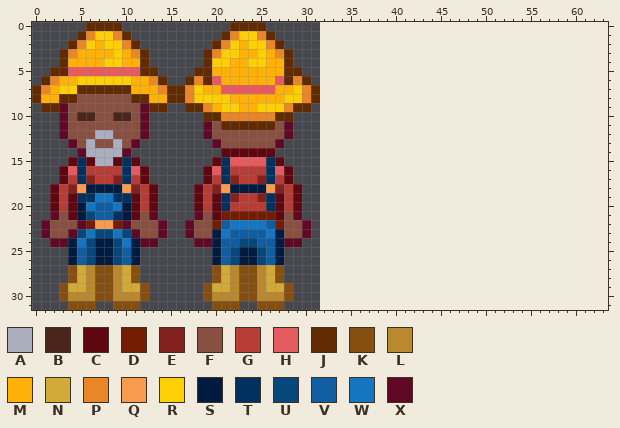
Pixel-art file -- Assets/2d/Aseprite/Color Palette/Aseprite Raws/mainCharacterConcept_1.aseprite. Above, as it was before the edit.
32x32 pixels, 1 frame. The old version is drawn lined up with the new one, on the new canvas.
Palette (. is transparent): A #abaebe  B #49251c  C #5e0711  D #721c03  E #82211d  F #885041  G #b63c35  H #e45c5f  J #622a00  K #854f12  L #ba882e  M #ffb108  N #d1aa39  P #e98627  Q #f99b4e  R #ffcf05  S #001b40  T #03315f  U #07487c  V #105da2  W #1476c0  X #5f0926
Pixels before, first column x 0:
 0 ......JJJJ............JJJJ......
 1 .....JPRRPJ..........JPRRPJ.....
 2 ....JPRMRRPJ........JPRMRRPJ....
 3 ...JPMMMMRMPJ......JPRRMMRMPJ...
 4 ...JMMMMRRMMJ......JRRMMRRMMJ...
 5 ..JJHHHHHHHHJJ....JJMMMMMMMMJJ..
 6 .JPMMRRRRRRMMPJ..JPJHMMMMMMHJPJ.
 7 JPMRRJJJJJJMMMPJJPRMMHHHHHHMMRPJ
 8 JMMJJFFFFFFJJMMJJPRRRRMMMMMMRRPJ
 9 .JJXFFFFFFFFXJJ..JJPMRRMMRRRPJJ.
10 ...XFBBFFBBFX......JJPPPPPPJJ...
11 ...XFFFFFFFFX......XFJJJJJJFX...
12 ...XFFFAAFFFX......XFFFFFFFFX...
13 ....XFAFFAFX........XFFFFFFX....
14 .....XAAAAX..........CCCCCC.....
15 ....CTCAACTC........CTHHHHTC....
16 ...CHTGGGGTHC......CHTGGGGTHC...
17 ...CGTEGGETGC......CGTEGGETGC...
18 ..CGEQSSSSQEGC....CGEQSSSSQEGC..
19 ..CGCTTWWTTCGC....CGCTEGGETCGC..
20 ..CGCSWVVWSCGC....CGCTGGGGTCGC..
21 ..XFCSUVVTSCFX....XFCDDDDDDCFX..
22 .XFFFXDQQDXFFFX..XFFDVWWWWVDFFX.
23 .XFFXUWUUWUXFFX..XFFSWVVVVWSFFX.
24 ..XXSWUSSUWSXX....XXSVVUUVVSXX..
25 ....SVUSSUVS........SVUSSUVS....
26 ....SVUSSUVS........SVUSSUVS....
27 ....KNLKKLNK........KNLKKLNK....
28 ....KNLKKLNK........KNLKKLNK....
29 ...KNNLKKLNNK......KNNLKKLNNK...
30 ...KLLLKKLLLK......KLLLKKLLLK...
31 ....KKK..KKK........KKK..KKK....
After the commit:
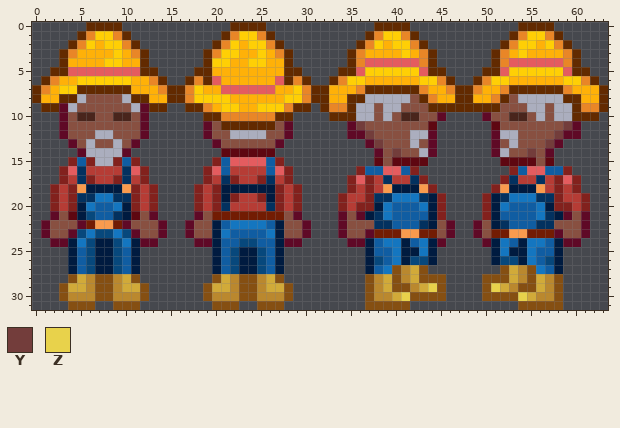
Colours new in this view: Y #733d3b  Z #e8d24b
Changes in this commit:
canvas 32x32 -> 64x32
Changed rows in their new state; - is an unchanged pixel.
first column x 2:
 0 ------------------------------------JJJJ------------JJJJ------
 1 -----------------------------------JPRRPJ----------JPRRPJ-----
 2 ----------------------------------JPRMRRPJ--------JPRRMRPJ----
 3 ---------------------------------JPMMMMRMPJ------JPMRMMMMPJ---
 4 ---------------------------------JPHHHHHHPJ------JPHHHHHHPJ---
 5 --------------------------------JJHRRRRRRHJJ----JJHRRRRRRHJJ--
 6 -------------------------------JPRRMMMMMMRRPJ--JPRRMMMMMMRRPJ-
 7 ------------------------------JMMMPJJJJJJPMMPJJPMMPJJJJJJPMMMJ
 8 ---A----A---------------------JMMJJAAAAAFJPMMJJMMPJFAAAAAJJMMJ
 9 --A------A--------------------JPPJAAFAAFFFJJJJJJJJFFFAAFAAJPPJ
10 -------------------------------JJJAAFAFBBFFX----XFFBBFAFAAJJJ-
11 ---------------------------------XYFFFFFFFC------CFFFFFFFYX---
12 --------------------AAAA---------XXYFFFFAAX------XAAFFFFYXX---
13 -----------------------------------XYFFFAFX------XFAFFFYX-----
14 ------------------------------------XFYFFAX------XAFFYFX------
15 --EVE--EVE--------EV----VE----------CFCCCC--------CCCCFC------
16 -E--------E------E-V----V-E-------EVVHHVE----------EVHHVVE----
17 -E--------E------E--------E------EHEGTGGTE--------ETGGTGEHE---
18 E----------E----E--S----S--E-----EGEGQSSSQE------EQSSSQGEGE---
19 E-E------E-E----E-ES----SE-E----EGGETTWWWTSE----ESTWWWTTEGGE--
20 E-E------E-E----E-E------E-E----EGEESWVVVWSE----ESWVVVWSEEGE--
21 ------------------D------D------XFXSTWVVVVSE----ESVVVVWTSXFX--
22 ------------------S------S------XFFFTTVVVTSFX--XFSTVVVTTFFFX--
23 --------------------------------XFFXDDDQQDDFX--XFDDQQDDDXFFX--
24 ---------------------------------XXSVWWSVWSX----XSWVSWWVSXX---
25 -----------------------------------SVVWSSWS------SWSSWVVS-----
26 -----------------------------------SUVWSUUS------SUUSWVUS-----
27 --SVUSSUVS--------SVUSSUVS---------SVWKLNK--------KNLKWVS-----
28 -----------------------------------KLNKLNKKK----KKKNLKNLK-----
29 -----------------------------------KLNKKLNZK----KZNLKKNLK-----
30 -----------------------------------KLLNZKKKK----KKKKZNLLK-----
31 -----------------------------------KKKKK------------KKKKK-----
Changed places in both pictures, as pixel boxes (x1, y1, x2, y2):
added: (320, 22, 608, 310)
changed: (68, 94, 86, 112)
changed: (122, 94, 140, 112)
changed: (194, 130, 302, 229)
changed: (50, 157, 158, 211)
changed: (68, 265, 140, 274)
changed: (212, 265, 284, 274)
